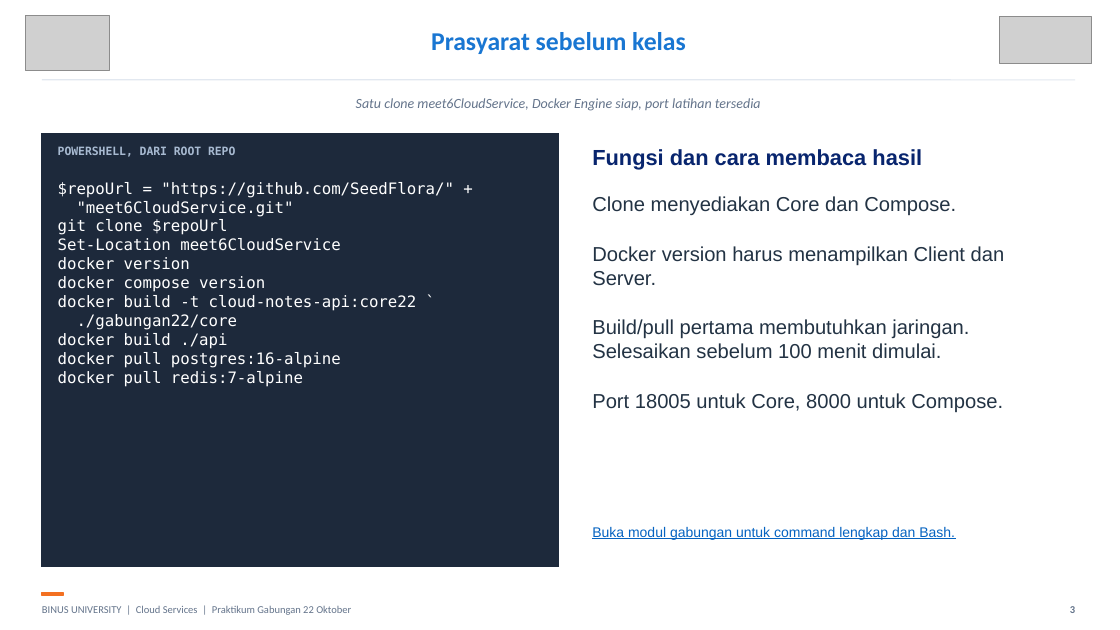
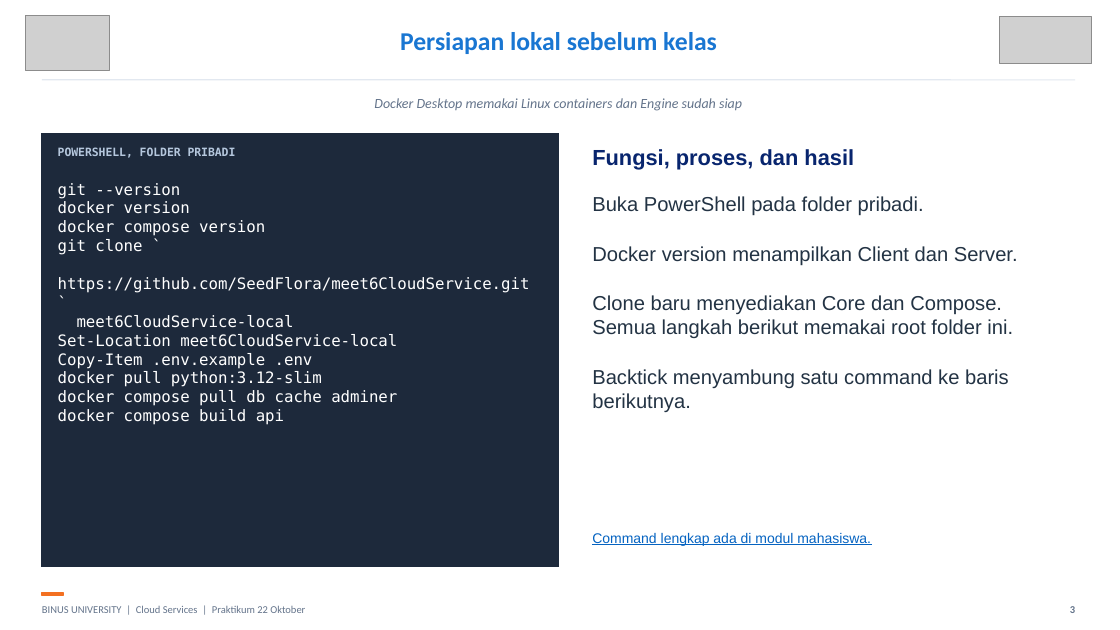
Before and after one commit to SeedFlora/meet6CloudService, a slide deck: slide 3 of slides/LAB_GABUNGAN_DOCKER_CORE_COMPOSE_22_OKTOBER.pptx. Drawn at 1120x630 pixels with LibreOffice and Linux fonts; fonts in the diff are those of the drawing; grey boxes stand for pictures. Boxes give left, top, right and bottom in pixels: in the first picture for what was removed or moved away, otherwise in the second. Text is boxed around its words. In the diff, an @@ line names an element or a change of style, - is before the commit and + after.

Commit message:
Make Core and Compose workshop linear, local, and ready for classroom use

```diff
--- a/slides/LAB_GABUNGAN_DOCKER_CORE_COMPOSE_22_OKTOBER.pptx
+++ b/slides/LAB_GABUNGAN_DOCKER_CORE_COMPOSE_22_OKTOBER.pptx
@@ text at (400, 32, 717, 54): text changed @@
-Prasyarat sebelum kelas
+Persiapan lokal sebelum kelas
@@ text at (374, 98, 742, 111): text changed @@
-Satu clone meet6CloudService, Docker Engine siap, port latihan tersedia
+Docker Desktop memakai Linux containers dan Engine sudah siap
@@ text at (58, 147, 236, 158): text changed; text colour #A8BAD1 to #B5C7DD @@
-POWERSHELL, DARI ROOT REPO
+POWERSHELL, FOLDER PRIBADI
@@ text at (592, 149, 854, 170): text changed @@
-Fungsi dan cara membaca hasil
+Fungsi, proses, dan hasil
@@ text at (58, 183, 180, 198): text changed @@
-$repoUrl = "https://github.com/SeedFlora/" +
-"meet6CloudService.git"
-git clone $repoUrl
-Set-Location meet6CloudService
+git --version
@@ text at (592, 196, 1018, 412): text changed @@
-Clone menyediakan Core dan Compose.
-Docker version harus menampilkan Client dan Server.
-Build/pull pertama membutuhkan jaringan. Selesaikan sebelum 100 menit dimulai.
-Port 18005 untuk Core, 8000 untuk Compose.
+Buka PowerShell pada folder pribadi.
+Docker version menampilkan Client dan Server.
+Clone baru menyediakan Core dan Compose. Semua langkah berikut memakai root folder ini.
+Backtick menyambung satu command ke baris berikutnya.
@@ text at (58, 239, 530, 425): text changed @@
-docker build -t cloud-notes-api:core22 `
-./gabungan22/core
-docker build ./api
-docker pull postgres:16-alpine
-docker pull redis:7-alpine
+git clone `
+https://github.com/SeedFlora/meet6CloudService.git `
+meet6CloudService-local
+Set-Location meet6CloudService-local
+Copy-Item .env.example .env
+docker pull python:3.12-slim
+docker compose pull db cache adminer
+docker compose build api
@@ text at (592, 533, 871, 546): text changed @@
-Buka modul gabungan untuk command lengkap dan Bash.
+Command lengkap ada di modul mahasiswa.
@@ text at (42, 605, 305, 613): text changed @@
-BINUS UNIVERSITY | Cloud Services | Praktikum Gabungan 22 Oktober
+BINUS UNIVERSITY | Cloud Services | Praktikum 22 Oktober
```
Also in this commit, not shown: 19 other slides changed, 10 slides added, 9 slides removed, 17 other files.
